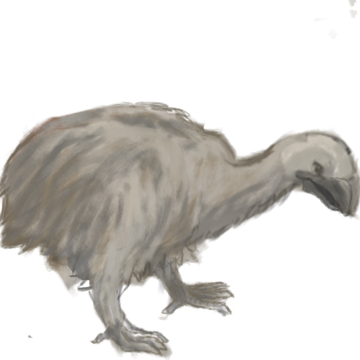
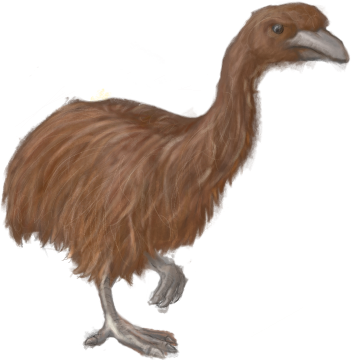
Comparing the layer stacks of the two 360px x 360px images. Changes:
hid group "EAT" (51 layers) over 0, 0, 360, 360
painted on "Copy of Paint Layer 3" (35th of 77, in "EAT" › "Frame4") over 0, 0, 360, 360
painted on "Copy of Paint Layer 3" (36th of 77, in "EAT" › "Frame4") over 0, 64, 360, 360
painted on "Copy of Paint Layer 3" (37th of 77, in "EAT" › "Frame4") over 0, 0, 360, 360
painted on "Paint Layer 5" (9th of 16, in "EAT" › "Frame4") over 128, 64, 360, 256
painted on "Copy of Paint Layer 3" (42nd of 77, in "EAT" › "Frame4") over 0, 0, 360, 360
painted on "03_sketch" (7th of 12, in "EAT" › "Frame4") over 0, 0, 360, 360
hid group "WALK" (30 layers) over 0, 0, 360, 360
showed group "GiantMoa" (6 layers) over 0, 0, 360, 360
painted on "Paint Layer 10" over 0, 0, 360, 360
painted on "Paint Layer 9" over 0, 0, 360, 360
added layer "Copy of Paint Layer 2" (1st of 2, in "GiantMoa") in group "GiantMoa" over 0, 0, 360, 360
painted on "Copy of Paint Layer 2" (2nd of 2, in "GiantMoa") over 0, 0, 360, 360
added layer "Copy of Paint Layer 8" in group "GiantMoa" over 0, 0, 360, 360
